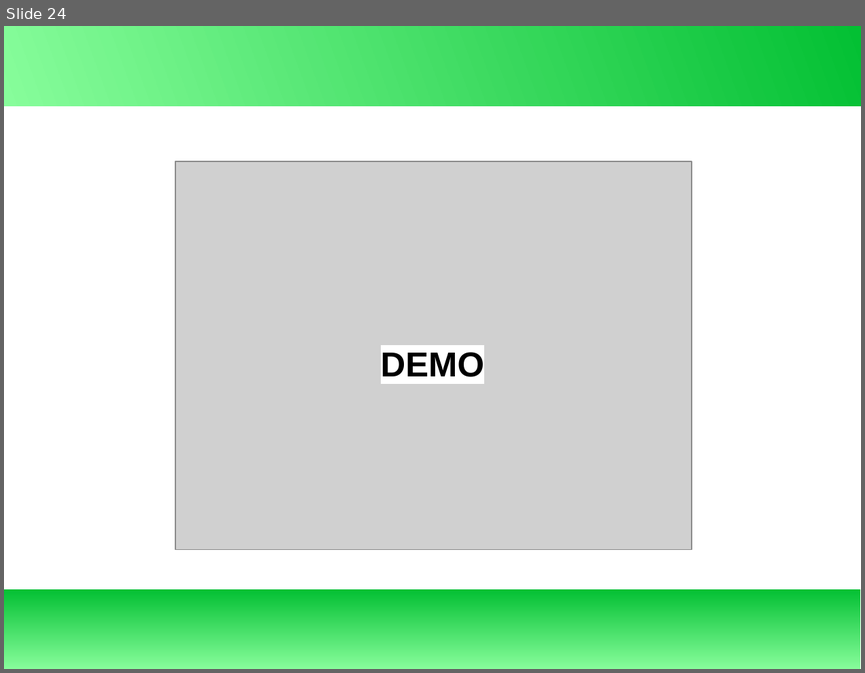
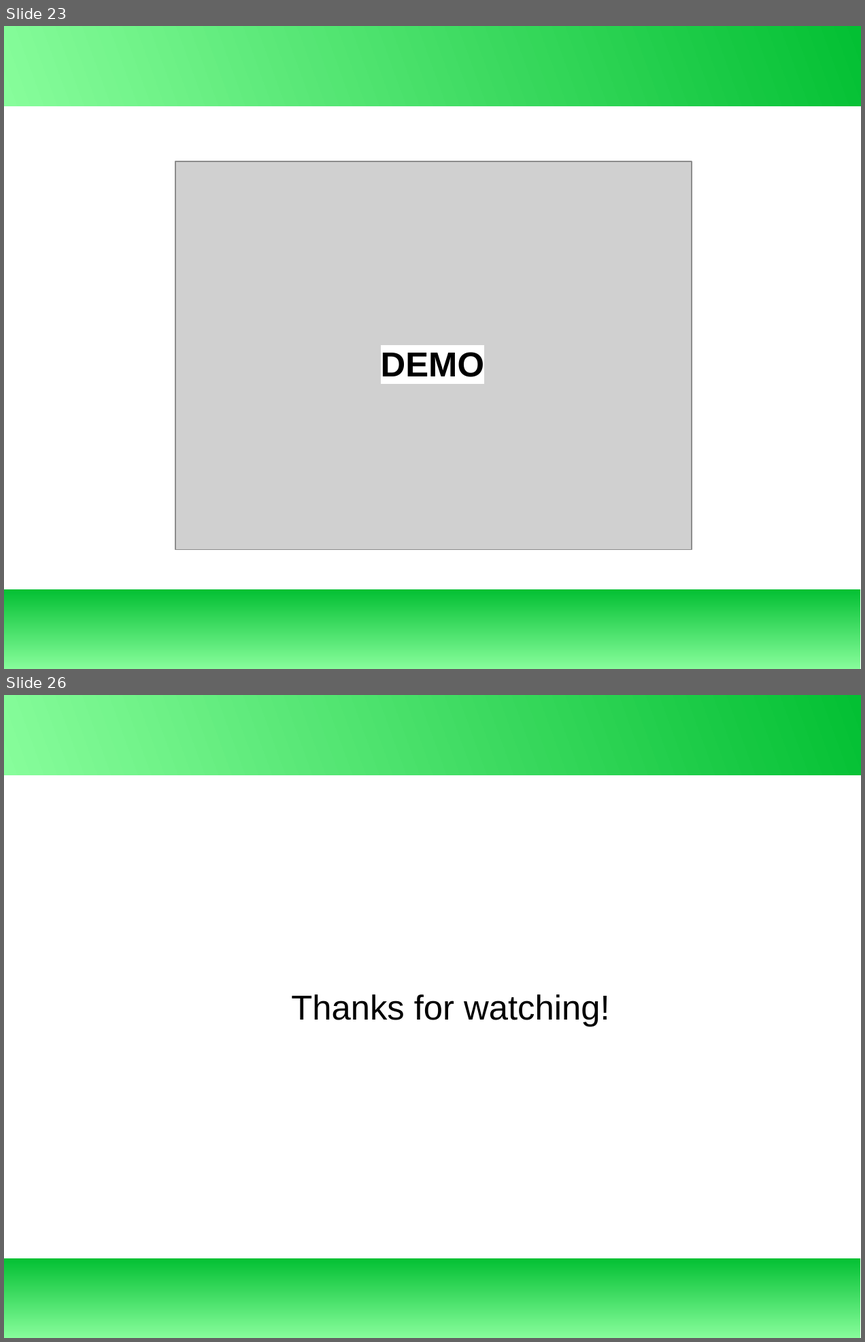
Before and after one commit to exbin/xbup-doc, a slide deck: presentation/xbup-introduction.odp. Shown one above the other, each under a label of ours: slide 24 before the commit, slides 23 and 26 after it; the slides between them are not shown. The pictures are 865x673 and 865x1342 pixels, drawn with LibreOffice and Linux fonts; fonts in the diff are those of the drawing; grey boxes stand for pictures. Boxes give left, top, right and bottom in pixels: in the first picture for what was removed or moved away, otherwise in the second. Text is boxed around its words. In the diff, an @@ line names an element or a change of style, - is before the commit and + after.

```diff
--- a/presentation/xbup-introduction.odp
+++ b/presentation/xbup-introduction.odp
@@ slide 26 added at [4, 695, 861, 1338], background #FFFFFF; not listed: 2 template elements that a slide beside it also shows @@
@@ text added at [291, 994, 609, 1026], 32 pt, text #000000 @@
+Thanks for watching!
@@ what was slide 24 is now slide 23 @@
```
Also in this commit, not shown: 3 slides changed, 1 other slide added, 1 other file.
